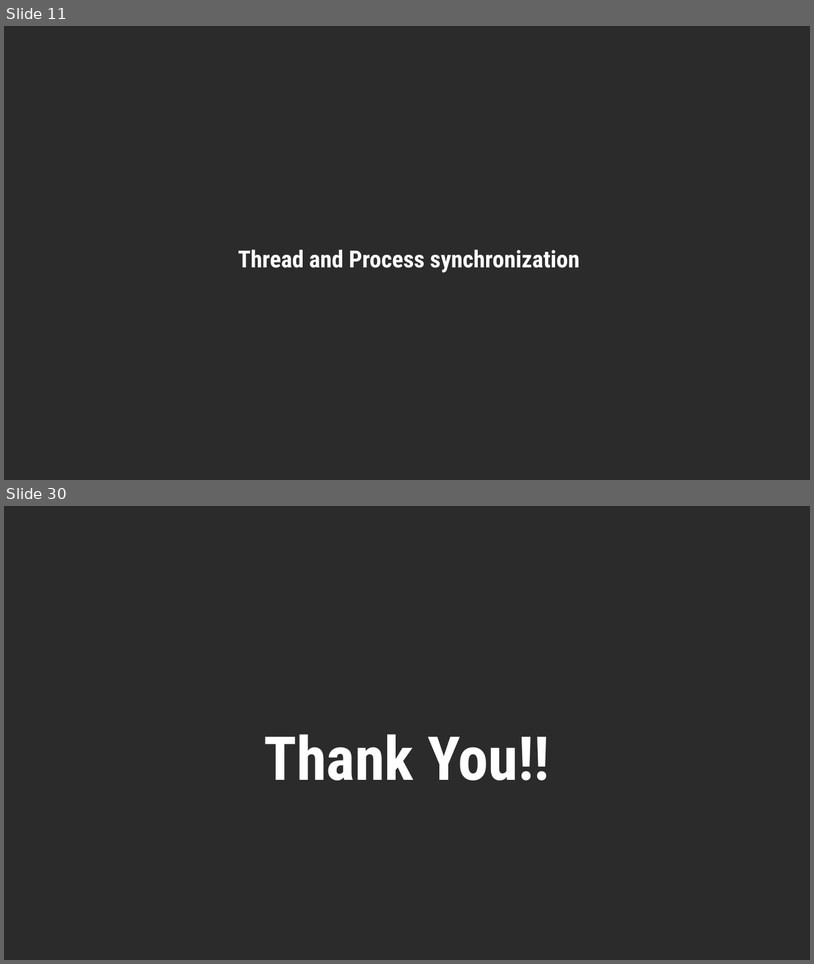
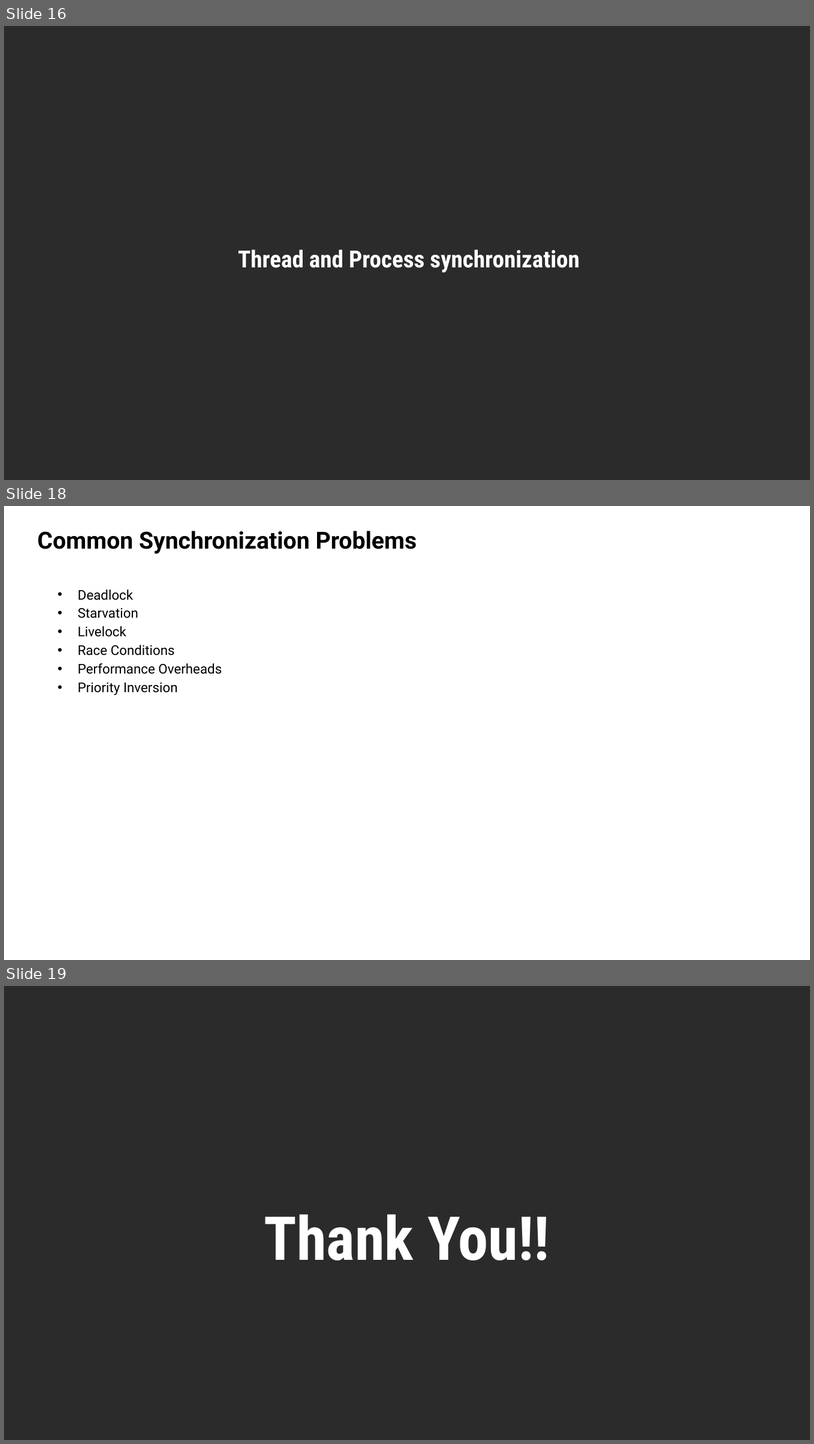
Before and after one commit to cuongnv99sc/OS_overview, a slide deck: doc/OS_overview.pptx. Shown one above the other, each under a label of ours: slides 11 and 30 before the commit, slides 16, 18 and 19 after it; the slides between them are not shown. The pictures are 814x964 and 814x1444 pixels, drawn with LibreOffice and Linux fonts; fonts in the diff are those of the drawing; background and template pictures are left out; a plain dark background stands for a picture behind light text. Boxes give left, top, right and bottom in pixels: in the first picture for what was removed or moved away, otherwise in the second. Text is boxed around its words. In the diff, an @@ line names an element or a change of style, - is before the commit and + after.

```diff
--- a/doc/OS_overview.pptx
+++ b/doc/OS_overview.pptx
@@ slide 18 added at <box>4,506,810,960</box>, background #FFFFFF @@
@@ title added at <box>38,531,417,554</box>, 28 pt, text #000000, bold @@
+Common Synchronization Problems
@@ text added at <box>78,589,222,695</box>, 16 pt, text #000000 @@
+• Deadlock
+• Starvation
+• Livelock
+• Race Conditions
+• Performance Overheads
+• Priority Inversion
@@ what was slide 11 is now slide 16 @@
@@ what was slide 30 is now slide 19 @@
```
Also in this commit, not shown: 2 slides changed, 8 other slides added, 20 slides removed, 1 other file.
